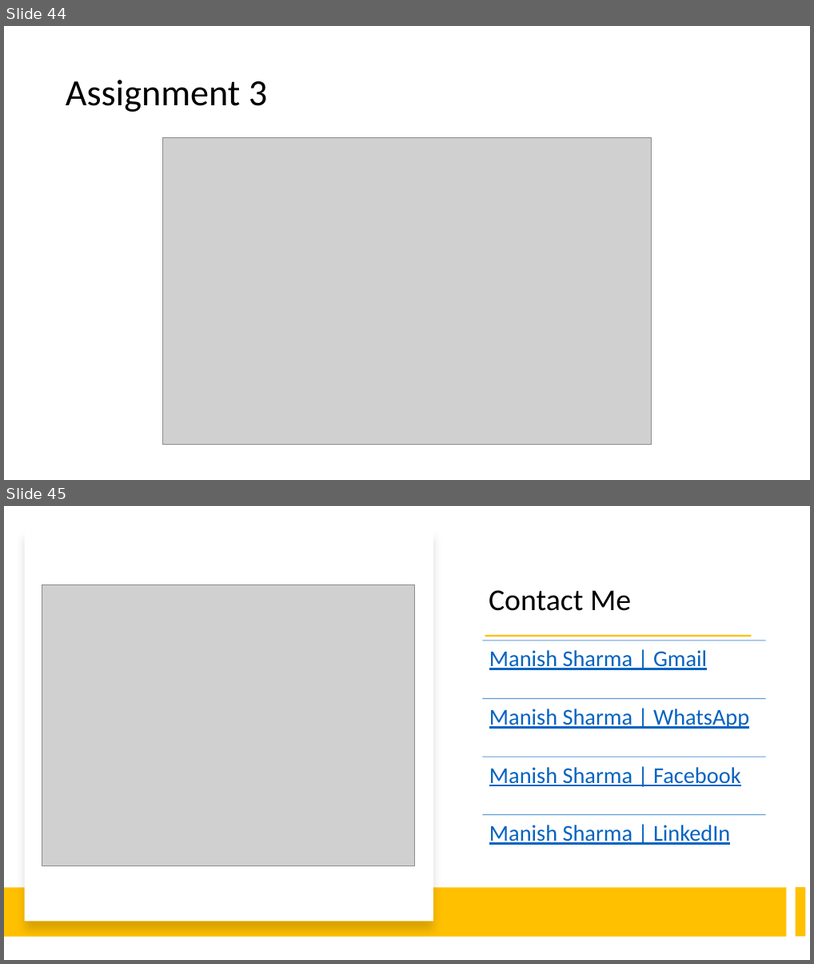
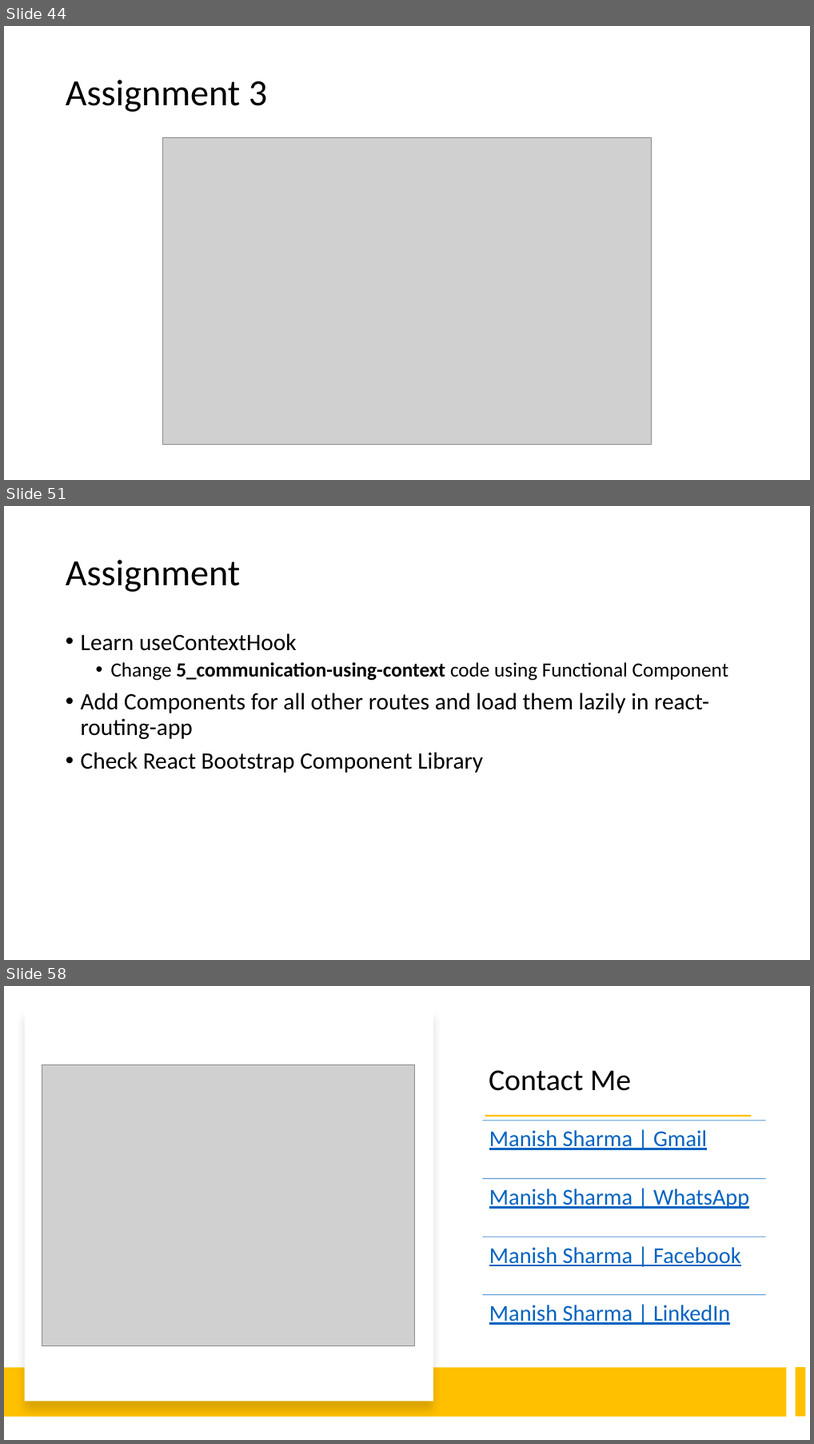
Before and after one commit to rath321/react-training-aug, a slide deck: Notes/React.pptx. Shown one above the other, each under a label of ours: slides 44 and 45 before the commit, slides 44, 51 and 58 after it; the slides between them are not shown. The pictures are 814x964 and 814x1444 pixels, drawn with LibreOffice and Linux fonts; fonts in the diff are those of the drawing; grey boxes stand for pictures. Boxes give left, top, right and bottom in pixels: in the first picture for what was removed or moved away, otherwise in the second. Text is boxed around its words. In the diff, an @@ line names an element or a change of style, - is before the commit and + after.

```diff
--- a/Notes/React.pptx
+++ b/Notes/React.pptx
@@ slide 51 added at [4,506,810,960], background #FFFFFF @@
@@ title added at [66,560,241,592], 44 pt, text #000000 @@
+Assignment
@@ text added at [81,633,730,772], 28 pt, text #000000 @@
+• Learn useContextHook
+  • Change 5_communication-using-context code using Functional Component
+• Add Components for all other routes and load them lazily in react-routing-app
+• Check React Bootstrap Component Library
@@ what was slide 45 is now slide 58 @@
```
Also in this commit, not shown: 12 other slides added.
